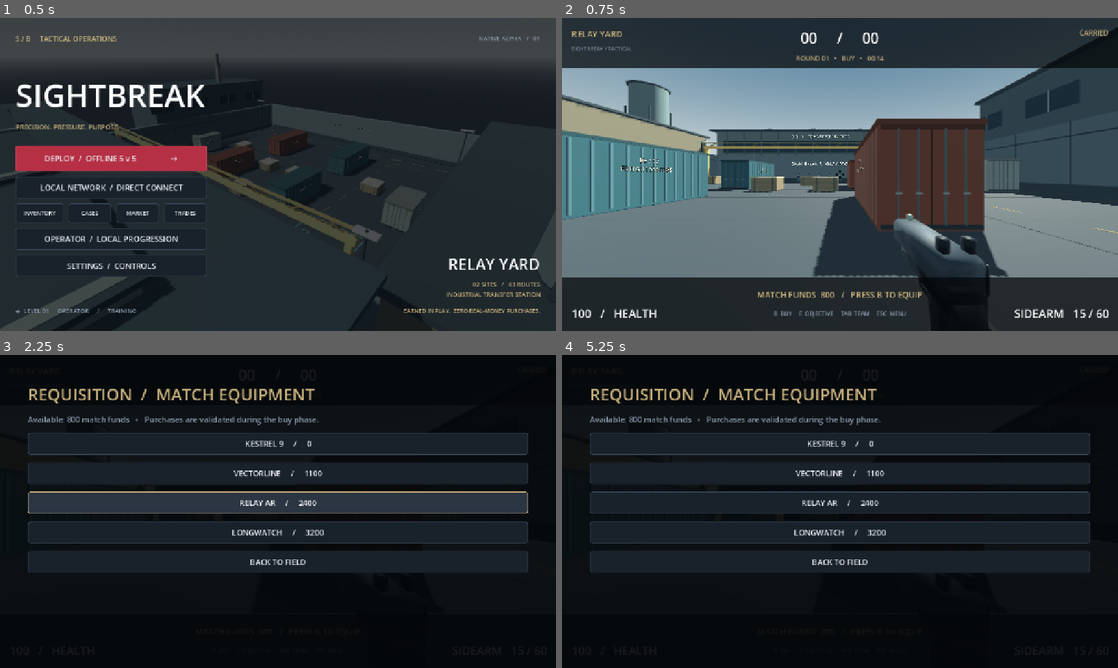
Above: before the commit, frames 1-4 (two rows, left to right).
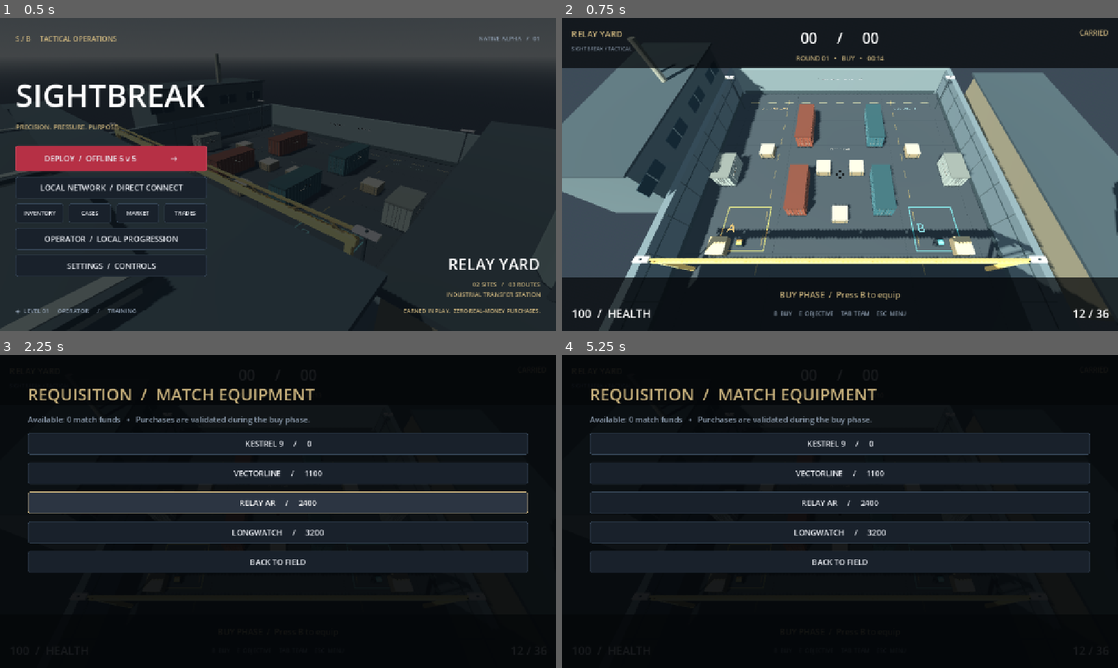
Above: after the commit, the same moments.

Repository: calebaiken/sightbreak
Game: Godot game, scene res://main.tscn
Same seed, same stepped clock (60 frames per second), same inputs: the game is played once before the commit and once after it.
Inputs (mouse positions are in pixels of both pictures, inside the frame that each line leads up to):
- Up to frame 1 (0.5 s): no input
- Up to frame 2 (0.75 s): click "DEPLOY / OFFLINE 5 v 5 →" at 0.5 s
- Up to frame 3 (2.25 s): tap B at 1.25, 1.35, 2 s; move the mouse to (305, 511) at 1.27 s; hold W from 1.28 s (still down); click (305, 511) at 1.42 s; tap Space at 1.52 s; move the mouse to (250, 511) at 2.02 s; tap R at 2.1 s
- Up to frame 4 (5.25 s): tap Space at 2.27 s; release W at 2.75 s; click "KESTREL 9 / 0" at 2.75 s; tap B at 3.5, 5 s; move the mouse to (851, 505) at 3.52 s; hold W 3.53-4.25 s; hold Ctrl 3.53-4.25 s; click "VECTORLINE / 1100" at 4.25 s; move the mouse to (834, 517) at 5.02 s; hold W from 5.03 s (still down); tap E at 5.1 s; click (834, 517) at 5.17 s

Frame 1 is identical in both runs. In frame 2, 60% of the frame differs, in the area x 0-100%, y 0-100%; in frame 3, 0.5%; in frame 4, 0.5%.
Error after the commit: Parse Error: Preload file "res://scripts/ui/cosmetic_material.gd" does not exist. (res://scripts/gameplay/actor.gd:11)

Commit message:
Polish weapon feedback and replicate authoritative recoil

Diff:
--- a/game/scripts/gameplay/actor.gd
+++ b/game/scripts/gameplay/actor.gd
@@ -8,6 +8,7 @@
 
 const Weapons = preload("res://scripts/gameplay/weapons.gd")
 const Utility = preload("res://scripts/gameplay/utility.gd")
+const CosmeticMaterial = preload("res://scripts/ui/cosmetic_material.gd")
 const WALK_SPEED := 5.1
 const CROUCH_SPEED := 2.5
 const GRAVITY := 22.0
@@ -50,6 +51,12 @@
 var _jump_previous: bool = false
 var _bob: float = 0.0
 var _kick: float = 0.0
+var _sway := Vector2.ZERO
+var _visual_look := Vector2.ZERO
+var _visual_initialized := false
+var _magazine: MeshInstance3D
+var _magazine_rest := Vector3.ZERO
+var _legs: Array[Node3D] = []
 var _flash: float = 0.0
 var _crouching: bool = false
 var _gun_color := Color("9aabb5")
@@ -59,7 +66,7 @@
 var _rng := RandomNumberGenerator.new()
 var _shot_audio: AudioStreamPlayer3D
 var _hurt_audio: AudioStreamPlayer3D
-static var _shot_stream: AudioStreamWAV
+static var _shot_streams: Dictionary = {}
 static var _hurt_stream: AudioStreamWAV
 
 func configure(id: int, side: int, label: String, local: bool = false) -> void:
@@ -100,16 +107,18 @@
 	_shot_audio.max_distance = 65
 	_shot_audio.unit_size = 9
 	_shot_audio.volume_db = -10
+	_shot_audio.max_polyphony = 4
 	_shot_audio.position.y = head_height
 	add_child(_shot_audio)
 	_hurt_audio = AudioStreamPlayer3D.new()
 	_hurt_audio.max_distance = 18
 	_hurt_audio.volume_db = -13
 	add_child(_hurt_audio)
-	if _shot_stream == null:
-		_shot_stream = _synthesize_sound(0.12, 145, 0.85)
+	if _shot_streams.is_empty():
+		for id in Weapons.DATA:
+			_shot_streams[id] = _synthesize_shot(id)
 		_hurt_stream = _synthesize_sound(0.08, 65, 0.25)
-	_shot_audio.stream = _shot_stream
+	_shot_audio.stream = _shot_streams[weapon_id]
 	_hurt_audio.stream = _hurt_stream
 
 static func _synthesize_sound(duration: float, frequency: float, noise: float) -> AudioStreamWAV:
@@ -129,6 +138,38 @@
 	stream.data = data
 	return stream
 
+static func _synthesize_shot(id: String) -> AudioStreamWAV:
+	# Original layered transients: a short crack, low body and filtered noise tail.
+	# No samples/assets or timing/gameplay rules depend on this presentation.
+	var profiles := {
+		"sidearm": Vector3(0.18, 155.0, 0.72),
+		"smg": Vector3(0.13, 190.0, 0.56),
+		"rifle": Vector3(0.23, 105.0, 0.84),
+		"marksman": Vector3(0.34, 72.0, 1.0)
+	}
+	var profile: Vector3 = profiles.get(id, profiles["sidearm"])
+	var stream := AudioStreamWAV.new()
+	stream.format = AudioStreamWAV.FORMAT_16_BITS
+	stream.mix_rate = 22050
+	var count := int(profile.x * stream.mix_rate)
+	var data := PackedByteArray()
+	data.resize(count * 2)
+	var rng := RandomNumberGenerator.new()
+	rng.seed = 711 + int(profile.y)
+	var low_noise := 0.0
+	for i in range(count):
+		var t := float(i) / stream.mix_rate
+		var noise := rng.randf_range(-1.0, 1.0)
+		low_noise = lerpf(low_noise, noise, 0.2)
+		var crack := noise * exp(-t * 160.0) * 0.62
+		var body := sin(TAU * profile.y * t + 0.9 * (1.0 - exp(-t * 35.0))) * exp(-t * 32.0) * 0.4
+		var tail := low_noise * exp(-t * 17.0) * profile.z
+		var fade := clampf((profile.x - t) / 0.012, 0.0, 1.0)
+		var wave := clampf((crack + body + tail) * fade, -0.95, 0.95)
+		data.encode_s16(i * 2, int(wave * 32767))
+	stream.data = data
+	return stream
+
 func _part(parent: Node3D, at: Vector3, dimensions: Vector3, color: Color) -> MeshInstance3D:
 	var visual := MeshInstance3D.new()
 	var shape := BoxMesh.new()
@@ -146,13 +187,18 @@
 	for child in _body.get_children():
 		_body.remove_child(child)
 		child.queue_free()
+	_legs.clear()
 	_body_team = team
 	var uniform := Color("bb8153") if team == 0 else Color("518caa")
 	_part(_body, Vector3(0, 1.03, 0), Vector3(0.57, 0.63, 0.31), uniform)
 	_part(_body, Vector3(0, 1.08, -0.18), Vector3(0.46, 0.45, 0.13), Color("29333a"))
 	for x in [-0.16, 0.16]:
-		_part(_body, Vector3(x, 0.45, 0), Vector3(0.23, 0.83, 0.24), uniform.darkened(0.25))
-		_part(_body, Vector3(x, 0.13, -0.07), Vector3(0.25, 0.23, 0.40), Color("263038"))
+		var leg := Node3D.new()
+		_body.add_child(leg)
+		leg.position = Vector3(x, 0.87, 0)
+		_legs.append(leg)
+		_part(leg, Vector3(0, -0.42, 0), Vector3(0.23, 0.83, 0.24), uniform.darkened(0.25))
+		_part(leg, Vector3(0, -0.74, -0.07), Vector3(0.25, 0.23, 0.40), Color("263038"))
 		_part(_body, Vector3(x * 2.1, 1.05, -0.12), Vector3(0.19, 0.40, 0.25), uniform)
 	_head = _part(_body, Vector3(0, 1.58, 0), Vector3(0.37, 0.40, 0.36), Color("36434c"))
 	_part(_head, Vector3(0, -0.03, -0.19), Vector3(0.32, 0.11, 0.035), Color("c4e4e3"))
@@ -220,6 +266,7 @@
 		_gun.remove_child(child)
 		child.queue_free()
 	_paint_parts.clear()
+	_magazine = null
 	_gun_color = Weapons.get_weapon(weapon_id)["color"]
 	var metal := Color("151c23")
 	var edge := Color("323e48")
@@ -263,6 +310,8 @@
 			_chamfer(Vector3(0.048, 0.016, -0.32 - i * 0.033), Vector3(0.004, 0.020, 0.018), metal)
 		var magazine := _chamfer(Vector3(0, -0.15, -0.245), Vector3(0.064, 0.23, 0.10), metal, true)
 		magazine.rotation.x = 0.10
+		_magazine = magazine
+		_magazine_rest = magazine.position
 		var grip := _chamfer(Vector3(0, -0.12, -0.034), Vector3(0.07, 0.15, 0.085), metal)
 		grip.rotation.x = -0.23
 		_chamfer(Vector3(0, -0.032, 0.085), Vector3(0.085, 0.11, 0.18), metal)
@@ -287,38 +336,12 @@
 	apply_cosmetic(_cosmetic)
 
 func apply_cosmetic(metadata: Dictionary) -> void:
-	# Appearance alone: no match state, prices, damage, ammo, or timing changes.
+	# Shared inspection/in-match material. Appearance never changes match state.
 	_cosmetic = metadata.duplicate(true)
-	if _finish == null:
-		_finish = ShaderMaterial.new()
-		var shader := Shader.new()
-		shader.code = """shader_type spatial;
-uniform vec4 base_paint : source_color = vec4(0.2,0.25,0.3,1.0);
-uniform vec4 accent_paint : source_color = vec4(0.35,0.42,0.40,1.0);
-uniform float pattern_seed = 1.0;
-uniform float wear = 0.0;
-uniform float patterned = 0.0;
-varying vec3 local_position;
-void vertex() { local_position = VERTEX; }
-void fragment() {
- float band = step(0.45, sin(local_position.z * 95.0 + local_position.x * 55.0 + pattern_seed));
- float grain = fract(sin(dot(floor(local_position * 580.0),vec3(12.98,78.23,31.18)) + pattern_seed) * 43758.54);
- vec3 paint = mix(base_paint.rgb, accent_paint.rgb, band * patterned * 0.55);
- ALBEDO = mix(paint, vec3(0.23,0.25,0.26), step(1.0-wear*0.24,grain));
- ROUGHNESS = 0.6 + wear * 0.2;
- METALLIC = 0.28;
-}"""
-		_finish.shader = shader
-	var rarity := str(metadata.get("rarity", "common")).to_lower()
-	var palette := {"common": Color("526774"), "uncommon": Color("3f7566"), "rare": Color("365988"), "epic": Color("755694"), "legendary": Color("9f7d46"), "mythic": Color("922c44")}
-	var paint: Color = palette.get(rarity, Color("526774"))
+	_finish = CosmeticMaterial.finish(metadata)
 	if metadata.is_empty():
-		paint = Color("35414a") if weapon_id == "sidearm" else _gun_color.darkened(0.48)
-	_finish.set_shader_parameter("base_paint", paint)
-	_finish.set_shader_parameter("accent_paint", paint.lightened(0.3))
-	_finish.set_shader_parameter("pattern_seed", float(int(metadata.get("pattern_seed", metadata.get("seed", 1))) % 10000))
-	_finish.set_shader_parameter("wear", clampf(float(metadata.get("wear", 0.05)), 0, 1))
-	_finish.set_shader_parameter("patterned", 0.0 if metadata.is_empty() else 1.0)
+		var paint := Color("35414a") if weapon_id == "sidearm" else _gun_color.darkened(0.48)
+		_finish.set_shader_parameter("base_paint", paint)
 	for part in _paint_parts:
 		part.material_override = _finish
 
@@ -351,6 +374,14 @@
 	reload_remaining = 0
 	_cooldown = 0
 	recoil = Vector2.ZERO
+	head_height = 1.62
+	camera.position.y = head_height
+	_body.scale.y = 1.0
+	_kick = 0.0
+	_flash = 0.0
+	_bob = 0.0
+	_sway = Vector2.ZERO
+	_visual_initialized = false
 	grenades = 1
 	smokes = 1
 	_fire_previous = false
@@ -498,7 +529,10 @@
 	_kick = 1
 	_flash = 0.055
 	if _shot_audio != null:
-		_shot_audio.pitch_scale = 1.2 if weapon_id == "smg" else (0.7 if weapon_id == "marksman" else 1.0)
+		if _shot_audio.stream != _shot_streams[weapon_id]:
+			_shot_audio.stream = _shot_streams[weapon_id]
+		# Separate cosmetic RNG: audio variation cannot alter authoritative spread.
+		_shot_audio.pitch_scale = 0.98 + fmod(float(Time.get_ticks_msec()), 41.0) * 0.001
 		_shot_audio.play()
 
 func _impact(at: Vector3, normal: Vector3, hit_actor: bool) -> void:
@@ -561,19 +595,39 @@
 	return hit.is_empty() or hit.get("collider") == other
 
 func tick_visual(delta: float) -> void:
-	if camera == null:
+	if camera == null or delta <= 0:
 		return
-	_bob += delta * Vector2(velocity.x, velocity.z).length() * 1.8
-	_kick = move_toward(_kick, 0, delta * 9)
+	var speed := Vector2(velocity.x, velocity.z).length()
+	_bob += delta * speed * 1.8
+	# Exponential return has the same response at 30, 60 and 120 Hz.
+	_kick *= exp(-delta * 20.0)
 	_flash = maxf(0, _flash - delta)
 	_muzzle.visible = _flash > 0 and alive
+	var gait := minf(speed / WALK_SPEED, 1.0) * (0.15 if _crouching else 0.35)
+	for i in range(_legs.size()):
+		_legs[i].rotation.x = sin(_bob + i * PI) * gait
 	if is_local:
-		var reload_tilt := sin(clampf(reload_remaining / maxf(0.1, float(Weapons.get_weapon(weapon_id)["reload"])), 0, 1) * PI)
-		_gun.position = Vector3(0.23 + sin(_bob) * 0.006, -0.22 + absf(cos(_bob)) * 0.006 - reload_tilt * 0.20, -0.36 + _kick * 0.045)
-		_gun.rotation = Vector3(_kick * 0.07 - reload_tilt * 0.5, 0, reload_tilt * 0.5)
+		var look := Vector2(yaw, pitch)
+		if not _visual_initialized:
+			_visual_look = look
+			_visual_initialized = true
+		var look_delta := Vector2(angle_difference(_visual_look.x, look.x), look.y - _visual_look.y)
+		_visual_look = look
+		_sway += look_delta.limit_length(0.15) * 0.20
+		_sway *= exp(-delta * 12.0)
+		_sway = _sway.limit_length(0.04)
+		var reload_progress := 1.0 - clampf(reload_remaining / maxf(0.1, float(Weapons.get_weapon(weapon_id)["reload"])), 0, 1)
+		var reload_tilt := sin(reload_progress * PI) if reload_remaining > 0 else 0.0
+		var bob_weight := minf(speed / WALK_SPEED, 1.0)
+		_gun.position = Vector3(0.23 + sin(_bob) * 0.006 * bob_weight - _sway.x, -0.22 + absf(cos(_bob)) * 0.006 * bob_weight - reload_tilt * 0.13 - _sway.y, -0.36 + _kick * 0.055)
+		_gun.rotation = Vector3(_kick * 0.09 - reload_tilt * 0.38, -_sway.x * 1.8, reload_tilt * 0.38 - _sway.x)
+		if is_instance_valid(_magazine):
+			# Pull down, seat the same magazine, then return to ready. Only visual.
+			var extraction := sin(clampf((reload_progress - 0.12) / 0.72, 0, 1) * PI) if reload_remaining > 0 else 0.0
+			_magazine.position = _magazine_rest + Vector3(-extraction * 0.04, -extraction * 0.24, 0)
 
 func snapshot() -> Dictionary:
-	return {"id": actor_id, "team": team, "name": display_name, "position": global_position, "velocity": velocity, "yaw": yaw, "pitch": pitch, "health": health, "alive": alive, "kills" …(247 unchanged characters)…
+	return {"id": actor_id, "team": team, "name": display_name, "position": global_position, "velocity": velocity, "yaw": yaw, "pitch": pitch, "recoil": recoil, "health": health, "alive": alive, "kills" …(247 unchanged characters)…
 
 func apply_snapshot(data: Dictionary, delta: float) -> void:
 	team = int(data.get("team", team))
@@ -584,6 +638,9 @@
 	velocity = data.get("velocity", Vector3.ZERO)
 	yaw = float(data.get("yaw", yaw))
 	pitch = float(data.get("pitch", pitch))
+	var snapshot_recoil: Vector2 = data.get("recoil", Vector2.ZERO)
+	if is_finite(snapshot_recoil.x) and is_finite(snapshot_recoil.y):
+		recoil = snapshot_recoil.clamp(Vector2(-0.16, 0), Vector2(0.16, 0.16))
 	rotation.y = yaw
 	health = float(data.get("health", health))
 	alive = bool(data.get("alive", alive))
@@ -605,7 +662,8 @@
 	_body.visible = alive and not is_local
 	_gun.visible = alive and is_local
 	camera.position.y = head_height
-	camera.rotation.x = pitch
+	camera.rotation.x = pitch + recoil.y
+	camera.rotation.y = recoil.x
 	var next_weapon: String = data.get("weapon", weapon_id)
 	if next_weapon != weapon_id and Weapons.DATA.has(next_weapon):
 		weapon_id = next_weapon
--- a/game/tests/actor_test.gd
+++ b/game/tests/actor_test.gd
@@ -135,6 +135,46 @@
 	player.apply_cosmetic({"rarity": "mythic", "pattern_seed": 985, "wear": 0.75})
 	check(player.snapshot() == stats_before, "cosmetic application never changes competitive state")
 	check(player._finish.get_shader_parameter("pattern_seed") == 985.0, "cosmetic seed controls only paint material")
+	# Recoil affects both authoritative shot rays and replicated camera presentation.
+	player.recoil = Vector2(0.02, 0.08)
+	var aiming: Dictionary = player.snapshot()
+	check(aiming["recoil"] == player.recoil, "snapshot includes authoritative recoil")
+	enemy.apply_snapshot(aiming, 0.016)
+	check(is_equal_approx(enemy.camera.rotation.x, enemy.pitch + player.recoil.y) and is_equal_approx(enemy.camera.rotation.y, player.recoil.x), "replica camera follows authoritative recoil")
+	player.input_state = {"crouch": true}
+	player.tick_authority(0.01)
+	player.play_shot_effect()
+	player.reset_for_round(Vector3(0, 0.05, 20))
+	check(is_equal_approx(player.head_height, 1.62) and is_equal_approx(player.camera.position.y, 1.62) and is_equal_approx(player._body.scale.y, 1.0), "round reset immediately restores crouched head and body")
+	check(player._kick == 0 and player._flash == 0 and player.recoil == Vector2.ZERO, "round reset clears previous shot presentation")
+	# Cosmetic animation must not alter ammunition, look, hitboxes or recoil.
+	var visual_state: Dictionary = player.snapshot()
+	player.play_shot_effect()
+	player.tick_visual(1.0 / 30.0)
+	var kick_30: float = player._kick
+	player.play_shot_effect()
+	for i in range(4):
+		player.tick_visual(1.0 / 120.0)
+	check(is_equal_approx(player._kick, kick_30), "kick return is frame-rate independent at 30 and 120 Hz")
+	check(player.snapshot() == visual_state, "viewmodel animation cannot mutate competitive state")
+	player.reload_remaining = float(Weapons.get_weapon(player.weapon_id)["reload"]) * 0.5
+	player.tick_visual(0.016)
+	check(player._magazine.position.y < player._magazine_rest.y - 0.1, "reload extracts magazine visually")
+	player.reload_remaining = 0
+	player.tick_visual(0.016)
+	check(player._magazine.position == player._magazine_rest, "reload completion seats magazine")
+	player.yaw = PI - 0.001
+	player._visual_initialized = false
+	player.tick_visual(0.016)
+	player.yaw = -PI + 0.001
+	player.tick_visual(0.016)
+	check(player._sway.length() < 0.002, "look sway wraps yaw without full-turn jerk")
+	check(Actor._shot_streams.size() == 4, "all four weapons use original distinct sounds")
+	var previous := PackedByteArray()
+	for id in Weapons.DATA:
+		var sound: AudioStreamWAV = Actor._shot_streams[id]
+		check(sound.format == AudioStreamWAV.FORMAT_16_BITS and sound.data.size() > 5000 and sound.data != previous, "%s has distinct nonempty 16-bit audio" % id)
+		previous = sound.data
 	await create_timer(0.6).timeout
 	world.queue_free()
 	await process_frame
